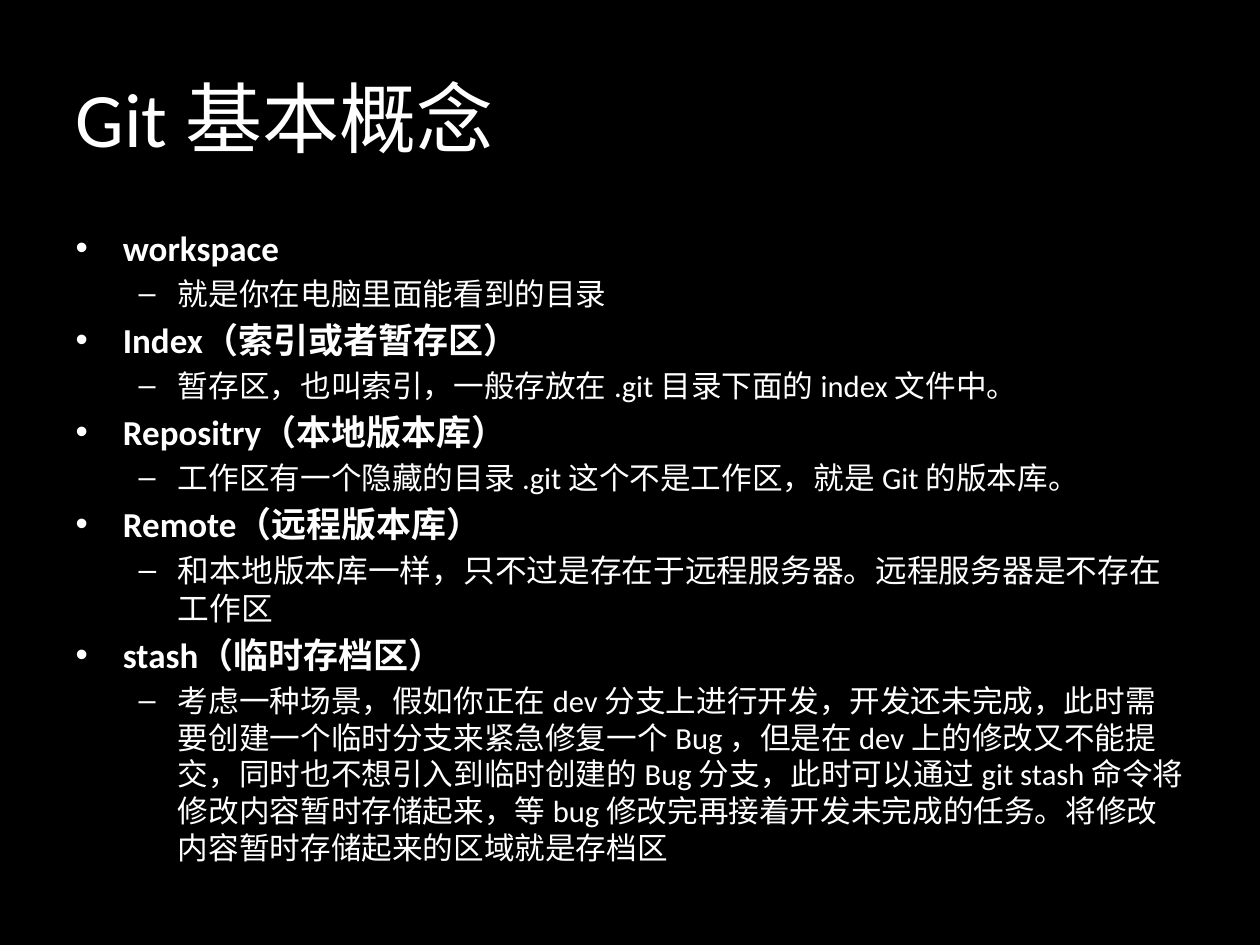
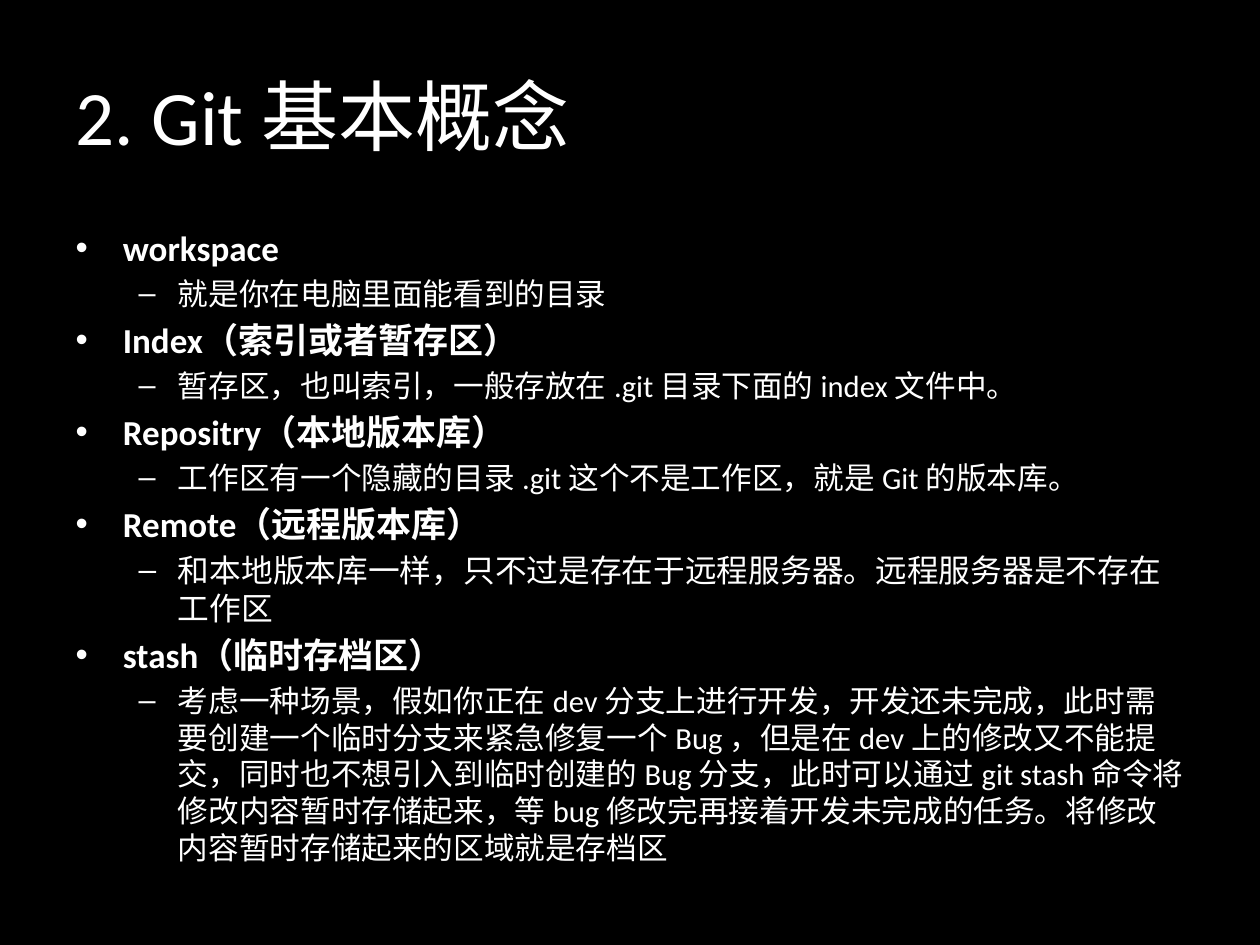
Before and after one commit to sontekliu/git-book, a slide deck: slide 12 of Git.pptx. Drawn at 1260x945 pixels with LibreOffice and Linux fonts; fonts in the diff are those of the drawing. Boxes give left, top, right and bottom in pixels: in the first picture for what was removed or moved away, otherwise in the second. Text is boxed around its words. In the diff, an @@ line names an element or a change of style, - is before the commit and + after.

```diff
--- a/Git.pptx
+++ b/Git.pptx
@@ title at <box>76,79,569,151</box>: text changed @@
-Git 基本概念
+2. Git 基本概念
```
Also in this commit, not shown: 18 other slides changed.
